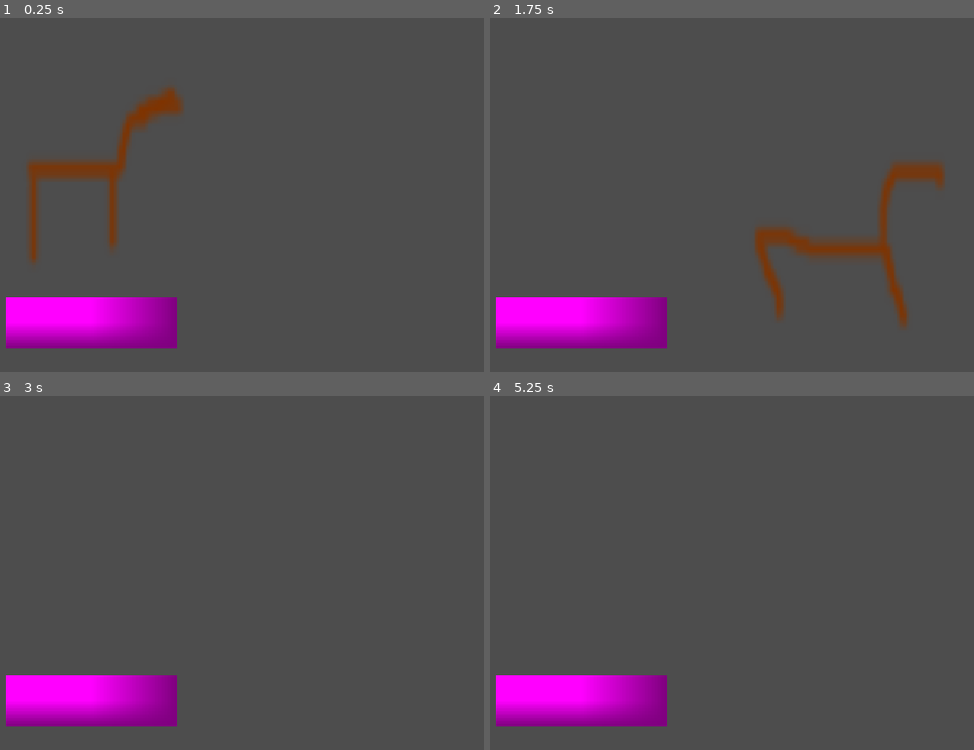
Above: before the commit, frames 1-4 (two rows, left to right).
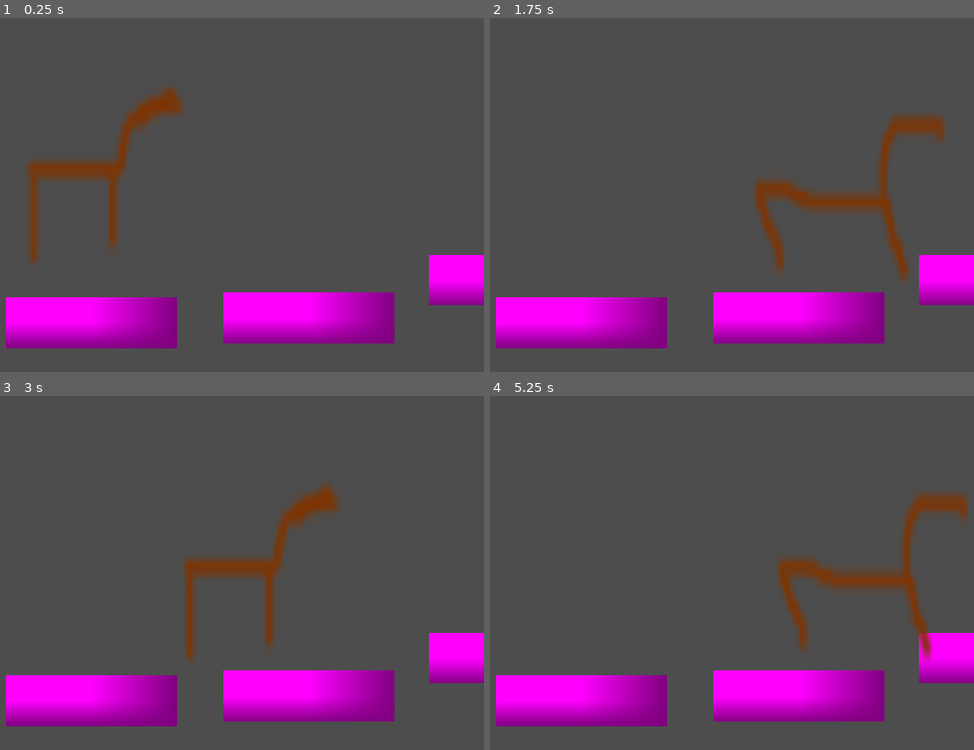
Above: after the commit, the same moments.

Repository: charlielam97/wholesam-jam-2026
Game: Godot game, scene res://game.tscn
Same seed, same stepped clock (60 frames per second), same inputs: the game is played once before the commit and once after it.
Inputs:
- Up to frame 1 (0.25 s): no input
- Up to frame 2 (1.75 s): hold Right (move_right) from 0.53 s (still down); tap Space (jump) at 0.77, 1.52 s
- Up to frame 3 (3 s): release Right (move_right) at 2.03 s; hold Left (move_left) 2.03-2.78 s; hold Right (move_right) from 2.78 s (still down)
- Up to frame 4 (5.25 s): tap Space (jump) at 3.02, 3.77, 4.52 s; release Right (move_right) at 4.28 s; hold Left (move_left) 4.28-5.03 s; hold Right (move_right) from 5.03 s (still down)

The runs differ from the first frame. In frame 1, 6.7% of the frame differs, in the area x 46-100%, y 66-92%; in frame 2, 12%, in the area x 46-100%, y 27-92%; in frame 3, 9.5%; in frame 4, 9.8%.

Commit message:
Second commit

Diff:
--- a/game.tscn
+++ b/game.tscn
@@ -10,6 +10,30 @@
 [node name="Node2D" type="Node2D" unique_id=491655617]
 
 [node name="Camera2D" type="Camera2D" parent="." unique_id=1574009734]
+
+[node name="StaticBody2D3" type="StaticBody2D" parent="." unique_id=285128507]
+position = Vector2(0, 1000)
+
+[node name="CollisionShape2D" type="CollisionShape2D" parent="StaticBody2D3" unique_id=1936456901]
+position = Vector2(607, -807)
+shape = ExtResource("3_feb5d")
+
+[node name="Sprite2D" type="Sprite2D" parent="StaticBody2D3" unique_id=748775881]
+position = Vector2(621, -810.0001)
+scale = Vector2(249.99998, 74.99999)
+texture = SubResource("PlaceholderTexture2D_fn0w8")
+
+[node name="StaticBody2D2" type="StaticBody2D" parent="." unique_id=1503588612]
+position = Vector2(0, 500)
+
+[node name="CollisionShape2D" type="CollisionShape2D" parent="StaticBody2D2" unique_id=206422495]
+position = Vector2(321, -255)
+shape = ExtResource("3_feb5d")
+
+[node name="Sprite2D" type="Sprite2D" parent="StaticBody2D2" unique_id=101972408]
+position = Vector2(320, -254.00003)
+scale = Vector2(249.99998, 74.99999)
+texture = SubResource("PlaceholderTexture2D_fn0w8")
 
 [node name="StaticBody2D" type="StaticBody2D" parent="." unique_id=1302315406]
 position = Vector2(0, 250)
--- a/project.godot
+++ b/project.godot
@@ -19,6 +19,11 @@
 
 window/stretch/mode="canvas_items"
 window/stretch/aspect="expand"
+
+[editor]
+
+version_control/plugin_name="GitPlugin"
+version_control/autoload_on_startup=true
 
 [input]
 
Not shown, added: addons/godot-git-plugin/git_plugin.gdextension.uid
Not shown, added: addons/godot-git-plugin/LICENSE
Not shown, added: addons/godot-git-plugin/THIRDPARTY.md
Not shown, added: addons/godot-git-plugin/git_plugin.gdextension
Not shown, added: addons/godot-git-plugin/linux/libgit_plugin.linux.editor.x86_64.so
Not shown, added: addons/godot-git-plugin/macos/libgit_plugin.macos.editor.universal.dylib
Not shown, added: addons/godot-git-plugin/windows/libgit_plugin.windows.editor.x86_64.dll
